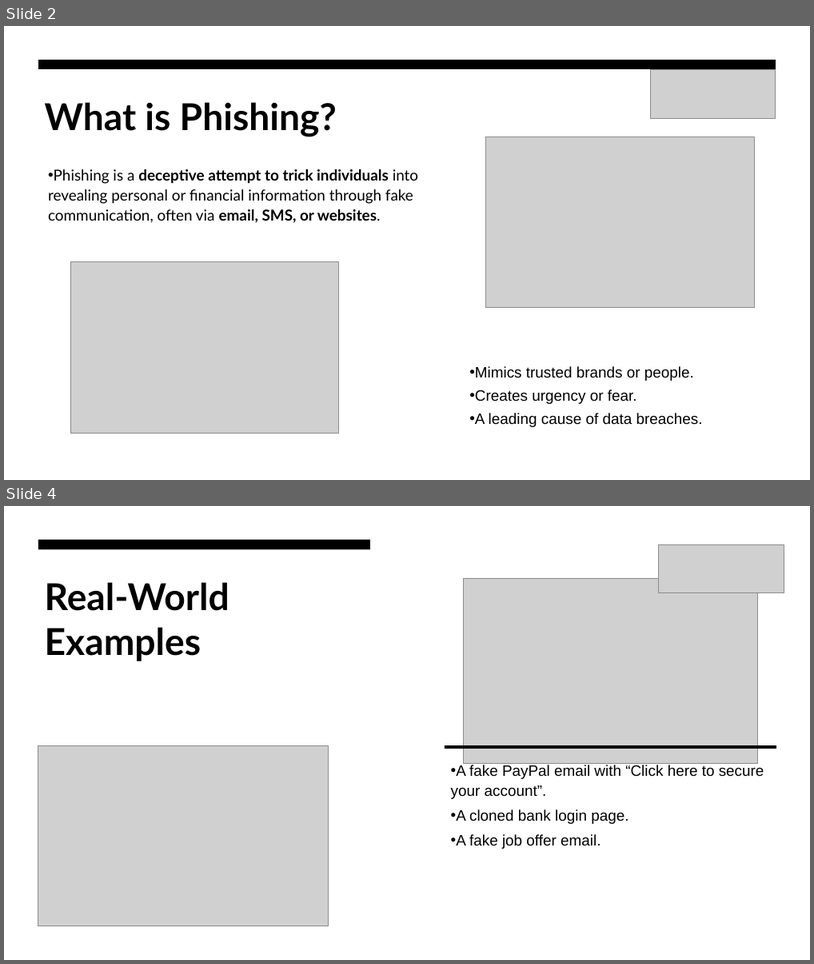
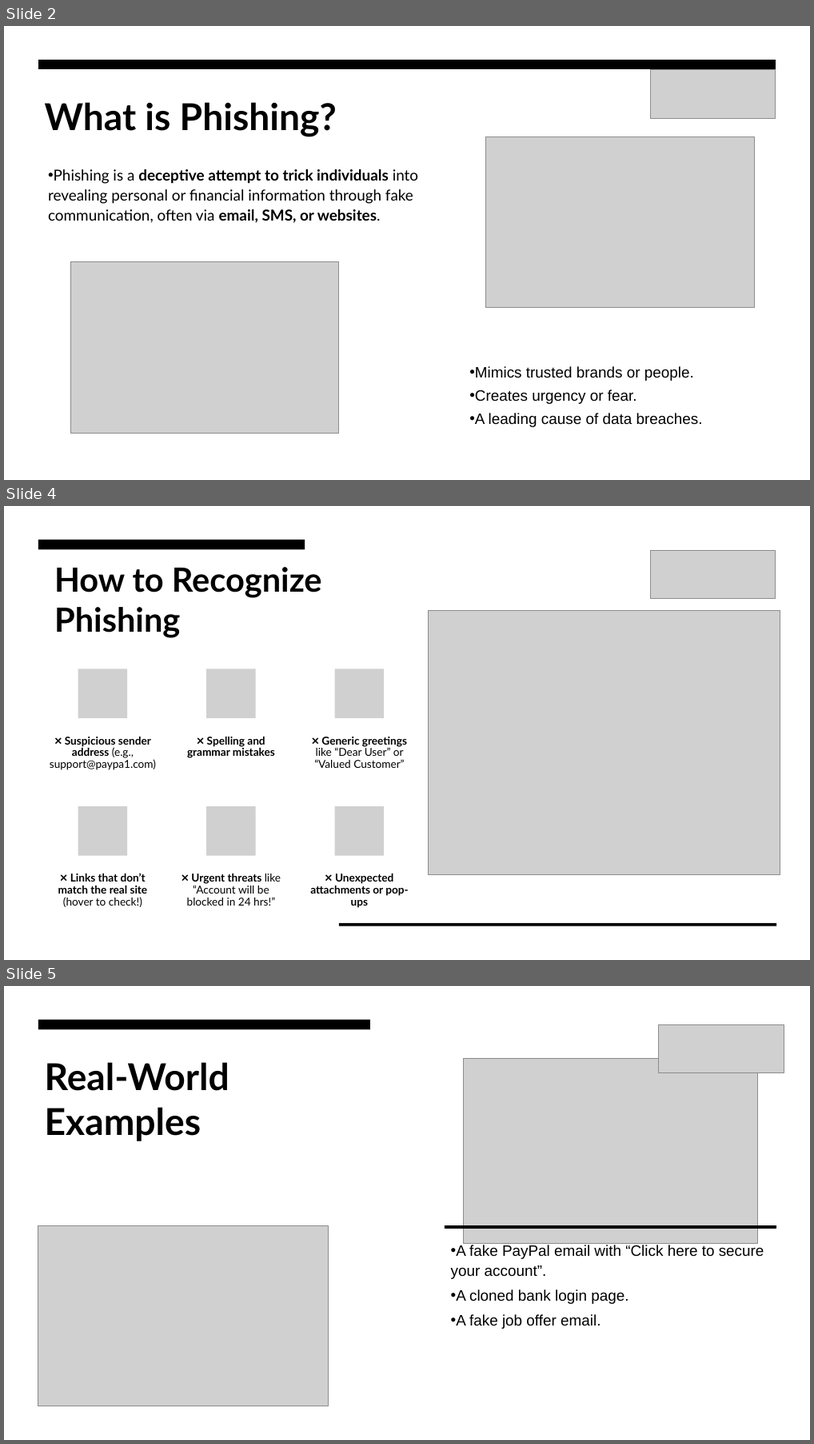
Before and after one commit to TarunB8/CODE_ALPHA, a slide deck: Phishing Awareness.pptx. Shown one above the other, each under a label of ours: slides 2 and 4 before the commit, slides 2, 4 and 5 after it; the slides between them are not shown. The pictures are 814x964 and 814x1444 pixels, drawn with LibreOffice and Linux fonts; fonts in the diff are those of the drawing; grey boxes stand for pictures. Boxes give left, top, right and bottom in pixels: in the first picture for what was removed or moved away, otherwise in the second. Text is boxed around its words. In the diff, an @@ line names an element or a change of style, - is before the commit and + after.

```diff
--- a/Phishing Awareness.pptx
+++ b/Phishing Awareness.pptx
@@ slide 4 added at box(4, 506, 810, 960), background #FFFFFF @@
@@ rectangle added at box(4, 506, 810, 960), fill #FFFFFF @@
@@ rectangle added at box(38, 540, 306, 549), fill #000000 @@
@@ picture added at box(651, 550, 777, 599) @@
@@ title added at box(54, 567, 322, 638), 39.6 pt, text #000000, bold @@
+How to Recognize Phishing
@@ picture added at box(429, 611, 781, 875) @@
@@ group added at box(50, 668, 408, 908): 6 pictures, 6 texts @@
+❌ Suspicious sender address (e.g., support@paypa1.com)
+❌ Spelling and grammar mistakes
+❌ Generic greetings like “Dear User” or “Valued Customer”
+❌ Links that don’t match the real site (hover to check!)
+❌ Urgent threats like “Account will be blocked in 24 hrs!”
+❌ Unexpected attachments or pop-ups
@@ rectangle added at box(339, 923, 777, 926), fill #000000 @@
@@ what was slide 4 is now slide 5 @@
```
Also in this commit, not shown: 2 slides changed, 1 other slide added, 1 slide removed.
